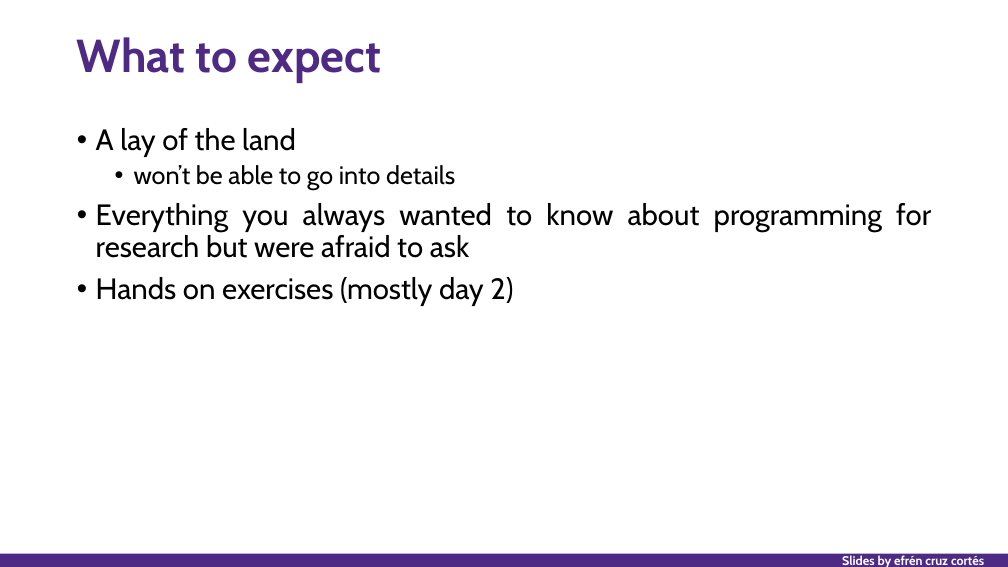
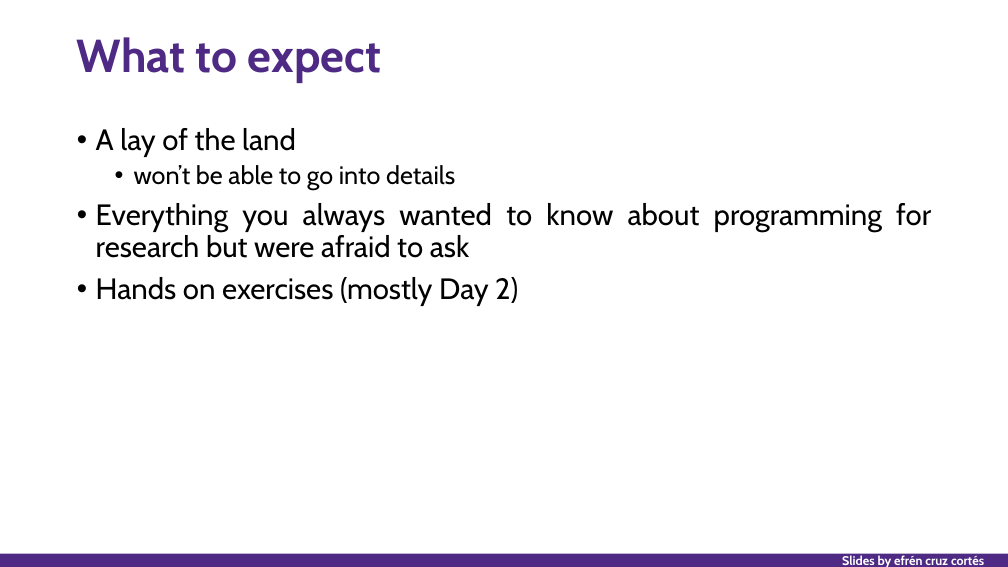
Before and after one commit to nuitrcs/researchers_guide_to_code_organization, a slide deck: slide 4 of researchers_guide_to_code_organization_day_1.pptx (slide 3 before the commit). Drawn at 1008x567 pixels with LibreOffice and Linux fonts; fonts in the diff are those of the drawing. Boxes give left, top, right and bottom in pixels: in the first picture for what was removed or moved away, otherwise in the second. Text is boxed around its words. In the diff, an @@ line names an element or a change of style, - is before the commit and + after.

```diff
--- a/researchers_guide_to_code_organization_day_1.pptx
+++ b/researchers_guide_to_code_organization_day_1.pptx
@@ text at (x1=96, y1=277, x2=518, y2=306): text changed @@
-• Hands on exercises (mostly day 2)
+• Hands on exercises (mostly Day 2)
```
Also in this commit, not shown: 12 other slides changed, 3 slides added, 4 other files.
